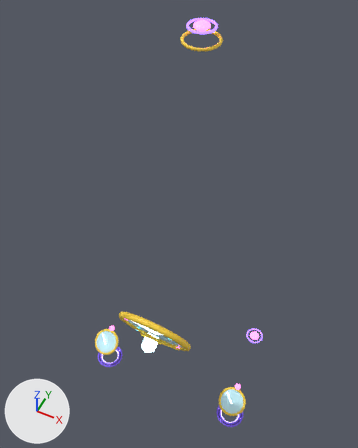
Before and after pictures for a commit that changed the FBX model store-assets/buildings/SunMirrorTower/fbx/SunMirrorTower_T4_Upgrades.fbx.
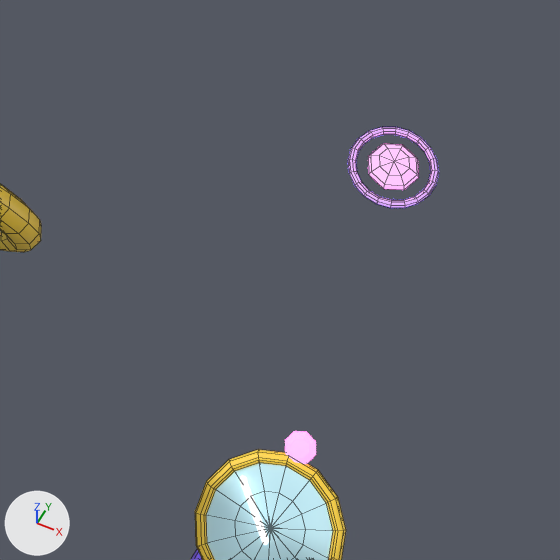
Each version appears first whole from a 50 mm camera at (5.32, -12.05, 25.0) aimed at (-0.48, -0.45, 10.5), and next in a close-up on the part from 51% to 80% of the width and 68% to 91% of the height. Lighting does not change. The marker at lower left points along +X, +Y and +Z. The last two pictures show the newer version. The close-ups show mesh edges as thin lines.

Objects in the first close-up: 'SunMirrorTowerT4U1PolishedMirror', 'SunMirrorTowerT4U2Beacon2Glow', 'SunMirrorTowerT4U3Tracker2', 'SunMirrorTowerT4U3Tracker2Glow'.
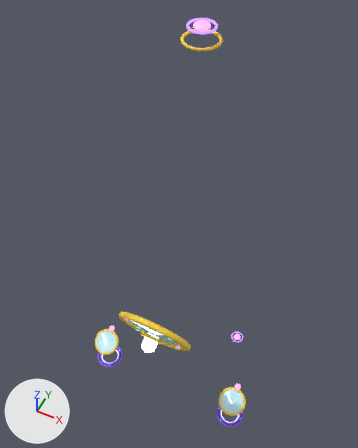
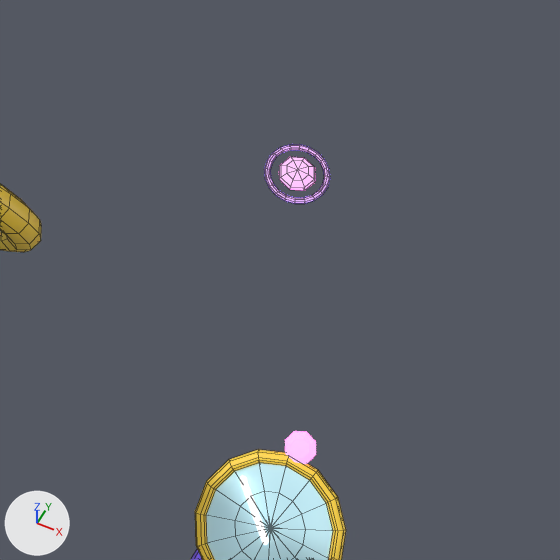
The newer file is also rescaled (x0.343), turned or shifted as a whole; pictures and numbers use the older file's frame.

Edits to the scene script, one JSON object a line:
```json
{"op": "set", "path": "ob_sunmirrortowert4u2beacon2glow.location", "old": "(0.0, 0.0, 0.0)", "new": "(0.0, 0.0, 0.251)"}
{"op": "set", "path": "ob_sunmirrortowert4u2beacon2glow.scale", "old": "(1.0, 1.0, 1.0)", "new": "(0.728, 0.728, 0.728)"}
```

Location of each change, [x1, y1, x2, y2] in pixels of the close-ups (560 x 560 px):
```json
{"object": "SunMirrorTowerT4U2Beacon2Glow", "change": "moved, rescaled", "before": [348, 127, 439, 208], "after": [264, 144, 330, 204], "on screen": "27% narrower, 26% shorter"}
```
